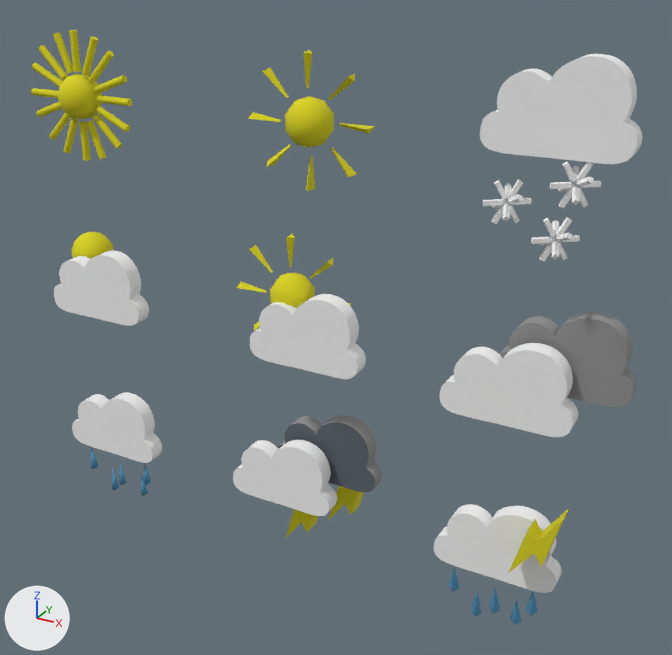
What one commit did to the glTF model sunny3.glb.
Camera for both pictures: a 50 mm camera at (113.7, -222.7, 158.3) aimed at (36.7, -82.7, 88.3). Every picture has the same lights, and +X, +Y and +Z are marked at lower left. Where no turn or scale is listed for an object, it has been applied to the vertices.

Objects in the first picture: 'cloud_cloud_0', 'cloudly_cloudly_0', 'lighting_lighting_0', 'rain_lighting_rain&lighting_0', 'rain_rain_0', 'snow_snow_0', 'sun_2_sun_2.3_0', 'sun_3_sun_3_0', 'sun_cloud_sun&cloud_0', 'sun_sun.1_0'.
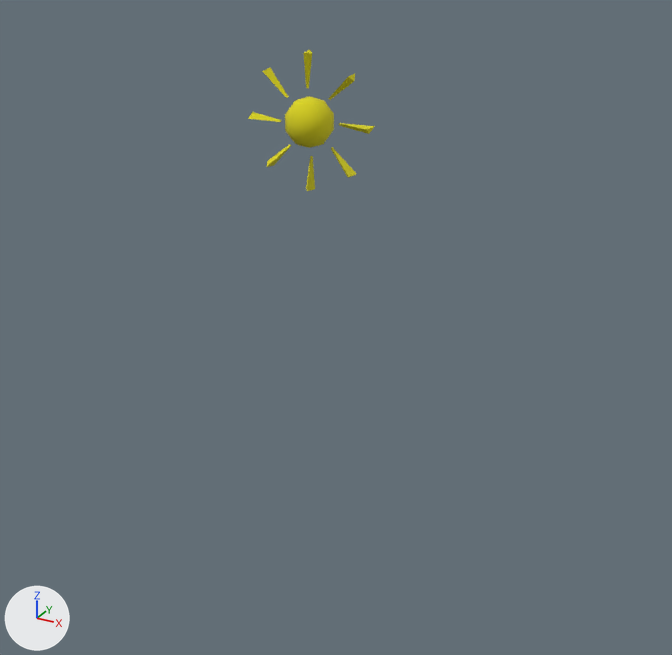
The newer file is also turned or shifted as a whole; pictures and numbers use the older file's frame.

Boxes [x1, y1, x2, y2] around the edits, measured in the pictures (672 x 655 px):
'cloudly_cloudly_0', deleted: before [440, 311, 637, 437]
'snow_snow_0', deleted: before [480, 54, 642, 261]
'lighting_lighting_0', deleted: before [233, 415, 382, 538]
'rain_lighting_rain&lighting_0', deleted: before [434, 504, 569, 625]
'sun_cloud_sun&cloud_0', deleted: before [237, 233, 366, 379]
'sun_sun.1_0', deleted (yellow): before [31, 30, 132, 161]
'cloud_cloud_0', deleted: before [54, 250, 149, 326]
'rain_rain_0', deleted: before [72, 393, 162, 496]
'sun_3_sun_3_0', deleted (yellow): before [72, 232, 114, 259]

The change, as a diff of the scene's bpy script:
```diff
--- a/sunny3.glb.py
+++ b/sunny3.glb.py
@@ ob_cloud_cloud_0 @@
-ob_cloud_cloud_0 = bpy.data.objects.new('cloud_cloud_0', me_cloud_cloud_0)
-ob_cloud_cloud_0.location = (-16.3, -89.0, 89.9)
@@ ob_cloudly_cloudly_0 @@
-ob_cloudly_cloudly_0 = bpy.data.objects.new('cloudly_cloudly_0', me_cloudly_cloudly_0)
-ob_cloudly_cloudly_0.location = (75.7, -86.7, 91.4)
@@ ob_lighting_lighting_0 @@
-ob_lighting_lighting_0 = bpy.data.objects.new('lighting_lighting_0', me_lighting_lighting_0)
-ob_lighting_lighting_0.location = (30.1, -84.2, 58.6)
@@ ob_rain_rain_0 @@
-ob_rain_rain_0 = bpy.data.objects.new('rain_rain_0', me_rain_rain_0)
-ob_rain_rain_0.location = (-15.9, -88.9, 55.2)
@@ ob_rain_lighting_rain_lighting_0 @@
-ob_rain_lighting_rain_lighting_0 = bpy.data.objects.new('rain_lighting_rain&lighting_0', me_rain_lighting_rain_lighting_0)
-ob_rain_lighting_rain_lighting_0.location = (72.7, -89.1, 55.6)
@@ ob_snow_snow_0 @@
-ob_snow_snow_0 = bpy.data.objects.new('snow_snow_0', me_snow_snow_0)
-ob_snow_snow_0.location = (76.3, -89.7, 124.9)
@@ ob_sun_sun_1_0 @@
-ob_sun_sun_1_0 = bpy.data.objects.new('sun_sun.1_0', me_sun_sun_1_0)
-ob_sun_sun_1_0.location = (-18.4, -85.6, 126.6)
@@ ob_sun_3_sun_3_0 @@
-ob_sun_3_sun_3_0 = bpy.data.objects.new('sun_3_sun_3_0', me_sun_3_sun_3_0)
-ob_sun_3_sun_3_0.location = (-22.1, -82.8, 93.4)
@@ ob_sun_cloud_sun_cloud_0 @@
-ob_sun_cloud_sun_cloud_0 = bpy.data.objects.new('sun_cloud_sun&cloud_0', me_sun_cloud_sun_cloud_0)
-ob_sun_cloud_sun_cloud_0.location = (29.1, -85.6, 102.9)
```
